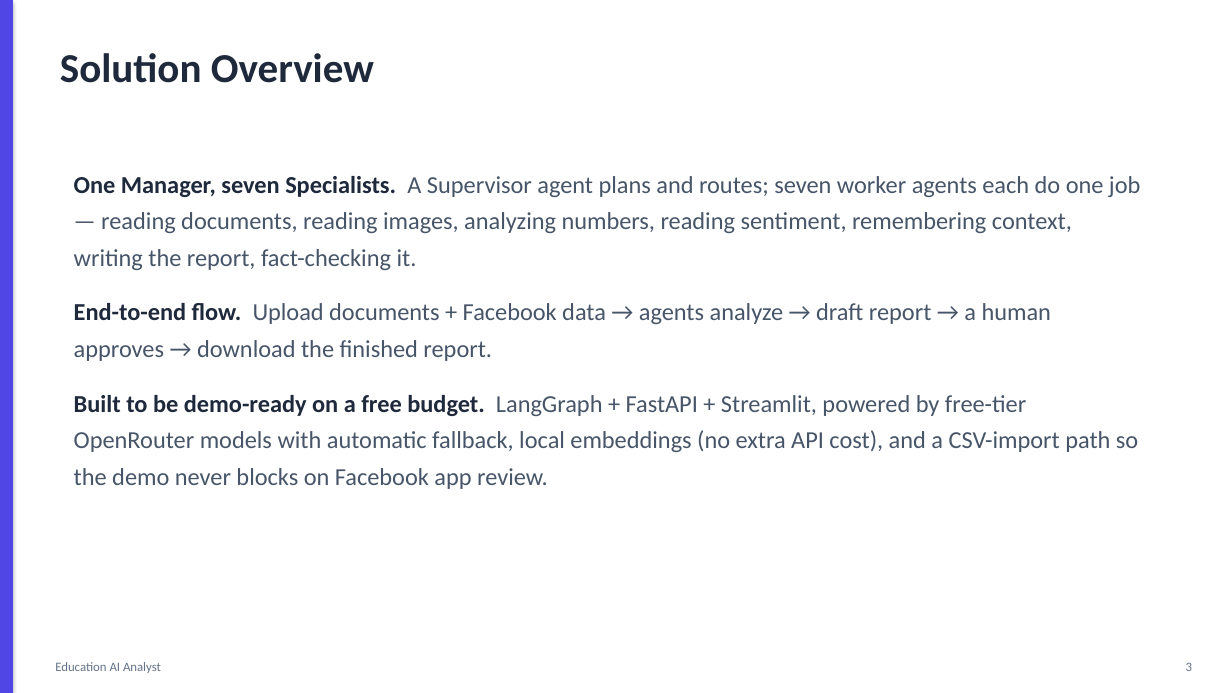
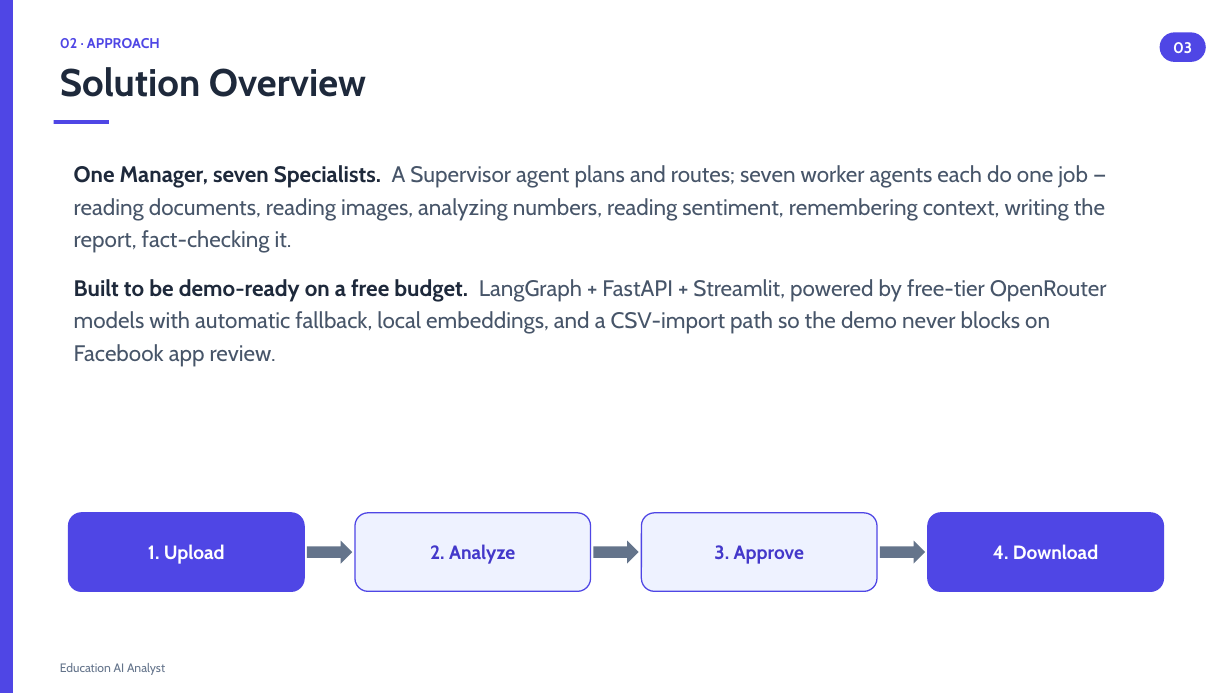
Before and after one commit to sumaiyaSultanaTarin/Education-AI-Analyst, a slide deck: slide 3 of docs/presentation-slides.pptx. Drawn at 1232x693 pixels with LibreOffice and Linux fonts; fonts in the diff are those of the drawing. Boxes give left, top, right and bottom in pixels: in the first picture for what was removed or moved away, otherwise in the second. Text is boxed around its words. In the diff, an @@ line names an element or a change of style, - is before the commit and + after.

```diff
--- a/docs/presentation-slides.pptx
+++ b/docs/presentation-slides.pptx
@@ rectangle at bbox=[0, 0, 13, 693]: shadow off @@
@@ text "Solution Overview": place and size @@
-text "Solution Overview" at bbox=[60, 53, 374, 83]
+text "Solution Overview" at bbox=[60, 67, 366, 97]
@@ text "Solution Overview" at bbox=[60, 67, 366, 97]: size 32 to 30 pt, font Calibri to Cabin @@
@@ text added at bbox=[60, 38, 160, 48], 11 pt, text #4F46E5, bold @@
+02 · APPROACH
@@ rounded rectangle added at bbox=[1160, 32, 1206, 62], fill #4F46E5, 12 pt, text #FFFFFF, bold @@
+03
@@ rectangle added at bbox=[54, 120, 109, 124], fill #4F46E5 @@
@@ text at bbox=[74, 165, 1105, 253]: size 19 to 17.5 pt, font Calibri to Cabin in "One Manager, seven Specialists. A Supervisor agent ..."; line spacing 1.25 to 1.2; less space between paragraphs @@
@@ text at bbox=[74, 279, 1107, 367]: text changed; size 19 to 17.5 pt; font Calibri to Cabin @@
-End-to-end flow. Upload documents + Facebook data → agents analyze → draft report → a human approves → download the finished report.
-Built to be demo-ready on a free budget. LangGraph + FastAPI + Streamlit, powered by free-tier OpenRouter models with automatic fallback, local embeddings (no extra API cost), and a CSV-import path so the demo never blocks on Facebook app review.
+Built to be demo-ready on a free budget. LangGraph + FastAPI + Streamlit, powered by free-tier OpenRouter models with automatic fallback, local embeddings, and a CSV-import path so the demo never blocks on Facebook app review.
@@ rounded rectangle added at bbox=[68, 513, 304, 592], fill #4F46E5, outline #4F46E5 1 pt, 15 pt, text #FFFFFF, bold @@
+1. Upload
@@ rounded rectangle added at bbox=[355, 513, 591, 592], fill #EEF2FF, outline #4F46E5 1 pt, 15 pt, text #4338CA, bold @@
+2. Analyze
@@ rounded rectangle added at bbox=[641, 513, 877, 592], fill #EEF2FF, outline #4F46E5 1 pt, 15 pt, text #4338CA, bold @@
+3. Approve
@@ rounded rectangle added at bbox=[928, 513, 1164, 592], fill #4F46E5, outline #4F46E5 1 pt, 15 pt, text #FFFFFF, bold @@
+4. Download
@@ right arrow added at bbox=[307, 541, 352, 564], fill #64748B @@
@@ right arrow added at bbox=[593, 541, 639, 564], fill #64748B @@
@@ right arrow added at bbox=[880, 541, 925, 564], fill #64748B @@
@@ text "Education AI Analyst" at bbox=[60, 663, 165, 675]: size 10 to 9.5 pt, font Calibri to Cabin @@
@@ text removed at bbox=[1186, 663, 1192, 671] @@
-3
```
Also in this commit, not shown: 9 other slides changed.
